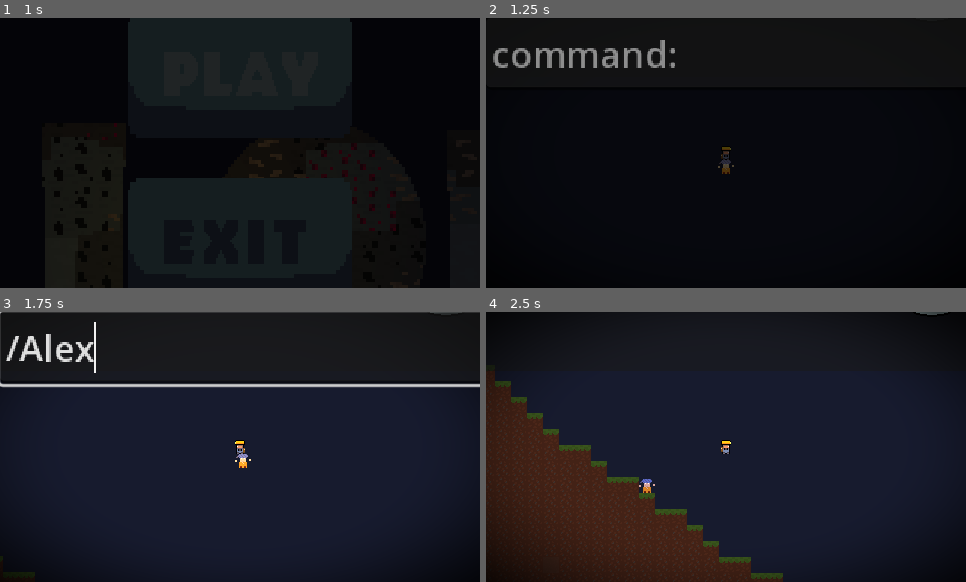
Above: before the commit, frames 1-4 (two rows, left to right).
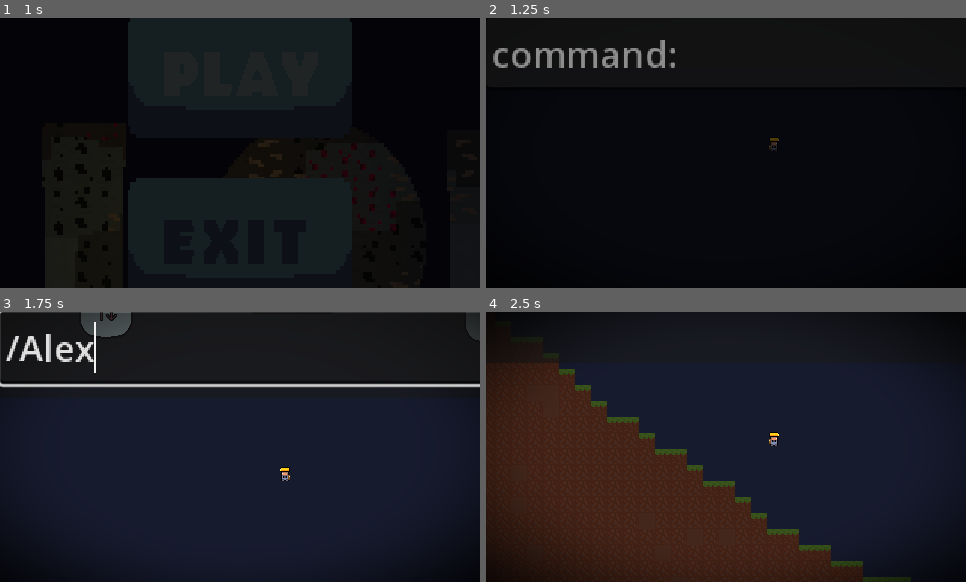
Above: after the commit, the same moments.

Repository: p4tk4n/Lone_Miner
Game: Godot game, scene res://Scenes/main_menu.tscn
Same seed, same stepped clock (60 frames per second), same inputs: the game is played once before the commit and once after it.
Inputs (mouse positions are in pixels of both pictures, inside the frame that each line leads up to):
- Up to frame 1 (1 s): click (240, 74) at 0.5 s
- Up to frame 2 (1.25 s): no input
- Up to frame 3 (1.75 s): click (360, 347) at 1.27 s; type "Alex" at 1.35 s
- Up to frame 4 (2.5 s): tap Enter (confirm_command) at 2 s; move the mouse to (726, 444) at 2.02 s; hold D (player_right) from 2.03 s (still down); hold Space (player_jump) from 2.03 s (still down); click (726, 444) at 2.17 s

Frame 1 is identical in both runs. In frame 2, 0.2% of the frame differs, in the area x 48-62%, y 44-58%; in frame 3, 1.2%; in frame 4, 16%, in the area x 0-97%, y 0-100%.

Commit message:
Chunking and world generation
The world now generates in chunks yipiieeee ka yayyyyyyyyyyyyy

Diff:
--- a/Scenes/item.tscn
+++ b/Scenes/item.tscn
@@ -18,7 +18,7 @@
 mass = 0.5
 physics_material_override = SubResource("PhysicsMaterial_3xsf5")
 gravity_scale = 1.1
-linear_velocity = Vector2(49.0843, 39.3841)
+linear_velocity = Vector2(-18.3684, -3.10875)
 angular_damp = 40.013
 script = ExtResource("1_kblxi")
 item_texture = ExtResource("1_6o2xr")
--- /dev/null
+++ b/Scenes/load_and_save_manager.tscn
@@ -0,0 +1,6 @@
+[gd_scene load_steps=2 format=3 uid="uid://ca1b0helc4yy"]
+
+[ext_resource type="Script" path="res://Scripts/LoadAndSaveManager.gd" id="1_k85t6"]
+
+[node name="LoadAndSaveManager" type="Node2D"]
+script = ExtResource("1_k85t6")
--- a/Scenes/player.tscn
+++ b/Scenes/player.tscn
@@ -118,6 +118,8 @@
 
 [node name="Camera2D" type="Camera2D" parent="."]
 zoom = Vector2(0.01, 0.01)
+drag_horizontal_enabled = true
+drag_vertical_enabled = true
 
 [node name="MiningRange" type="Area2D" parent="."]
 
--- a/Scenes/world.tscn
+++ b/Scenes/world.tscn
@@ -9,6 +9,7 @@
 [ext_resource type="Texture2D" uid="uid://cv0lttmfqrptk" path="res://Resources/Sprites/tutorial_2.png" id="7_x27vv"]
 [ext_resource type="Shader" path="res://Shaders/vignette.gdshader" id="8_pyyns"]
 [ext_resource type="PackedScene" uid="uid://dmld02v1yqfvx" path="res://Scenes/console_manager.tscn" id="9_2onaj"]
+[ext_resource type="PackedScene" uid="uid://ca1b0helc4yy" path="res://Scenes/load_and_save_manager.tscn" id="10_bljwa"]
 
 [sub_resource type="FastNoiseLite" id="FastNoiseLite_ixs4e"]
 noise_type = 3
@@ -57,11 +58,9 @@
 [node name="MiningTimer" type="Timer" parent="."]
 wait_time = 0.125
 
-[node name="TileMap" type="TileMap" parent="."]
+[node name="TileMap" type="TileMap" parent="." groups=["map"]]
 tile_set = ExtResource("3_dl2li")
 format = 2
-
-[node name="VisibleOnScreenNotifier2D" type="VisibleOnScreenNotifier2D" parent="TileMap"]
 
 [node name="player" parent="." instance=ExtResource("1_gvcvq")]
 
@@ -131,3 +130,6 @@
 
 [node name="ConsoleManager" parent="hotbar" node_paths=PackedStringArray("player") instance=ExtResource("9_2onaj")]
 player = NodePath("../../player")
+
+[node name="LoadAndSaveManager" parent="." node_paths=PackedStringArray("tilemap") instance=ExtResource("10_bljwa")]
+tilemap = NodePath("../TileMap")
--- /dev/null
+++ b/Scripts/LoadAndSaveManager.gd
@@ -0,0 +1,30 @@
+extends Node2D
+
+@export var tilemap: TileMap
+
+func save_chunk(chunk_x: int, chunk_y: int, modified_tiles):
+	var chunk_key = str(chunk_x) + "_" + str(chunk_y)
+	if modified_tiles.has(chunk_key):
+		var save_data = {
+			"chunk_pos": Vector2i(chunk_x, chunk_y),
+			"modified_tiles": modified_tiles[chunk_key]
+		}
+		# Save to file (you'll need to implement your save system)
+		var save_path = "user://chunks/chunk_%d_%d.json" % [chunk_x, chunk_y]
+		var file = FileAccess.open(save_path, FileAccess.WRITE)
+		file.store_string(JSON.stringify(save_data))
+		file.close()
+
+func load_chunk(chunk_x: int, chunk_y: int):
+	var load_path = "user://chunks/chunk_%d_%d.json" % [chunk_x, chunk_y]
+	if FileAccess.file_exists(load_path):
+		var file = FileAccess.open(load_path, FileAccess.READ)
+		var data = JSON.parse_string(file.get_as_text())
+		file.close()
+
+		for tile_data in data["modified_tiles"]:
+			var pos = tile_data["position"]
+			if tile_data["source_id"] == -1:
+				tilemap.erase_cell(0, pos)
+			else:
+				tilemap.set_cell(0, pos, tile_data["source_id"], tile_data["atlas_coords"])
--- a/Scripts/global.gd
+++ b/Scripts/global.gd
@@ -1,7 +1,7 @@
 extends Node
 
-var WIDTH := 400
-var HEIGHT := 400
+var WIDTH := 1000
+var HEIGHT := 1000
 
 var player_can_mine = false
 var delay_inbetween_mining = 0.12
@@ -17,6 +17,14 @@
 
 signal inventory_updated
 var default_inventory_size = 10
+
+var god_mode = false
+
+var CHUNK_SIZE = 16
+var render_distance = 2
+var top_of_the_world = 0
+var cave_start = 20
+var rock_bottom = 300
 
 var item_textures: Dictionary = {
 	"coal": preload("res://Resources/Sprites/coal_item.png"),
--- a/Scripts/player.gd
+++ b/Scripts/player.gd
@@ -19,21 +19,35 @@
 	camera.zoom = Vector2(1,1)
 	position = Vector2i(3200,-800)
 
+func _physics_process(delta):
+	if Global.god_mode:
+		falling_gravity = 0
+	else:
+		falling_gravity = 1200
 
-func _physics_process(delta):
-	if not is_on_floor_only():
-		gravity = falling_gravity
-		velocity.y += gravity * delta
+	if not Global.god_mode:
+		if not is_on_floor_only():
+			gravity = falling_gravity
+			velocity.y += gravity * delta
+		else:
+			gravity = default_gravity
+
 	else:
-		gravity = default_gravity
+		if Input.is_action_pressed("player_down"):
+			position.y += 16
+		if Input.is_action_pressed("player_jump"):
+			position.y -= 16
+		if Input.is_action_pressed("player_right"):
+			position.x += 16
+		if Input.is_action_pressed("player_left"):
+			position.x -= 16
 
-	if Input.is_action_pressed("player_jump") and is_on_floor():
+	if Input.is_action_pressed("player_jump") and is_on_floor() and not Global.god_mode:
 		velocity.y = JUMP_VELOCITY
 		Global.current_player_state = "jumping"
 
 	var right = Input.is_action_pressed("player_right")
 	var left = Input.is_action_pressed("player_left")
-
 
 	if Input.is_mouse_button_pressed(MOUSE_BUTTON_LEFT):
 		Global.current_player_state = "mining"
--- /dev/null
+++ b/Scripts/tilemap.gd
@@ -0,0 +1 @@
+extends TileMap
--- a/Scripts/world.gd
+++ b/Scripts/world.gd
@@ -12,6 +12,7 @@
 @onready var player_inventory = $hotbar/InventoryNode
 @onready var tutorial_ui = $player/Tutorial
 @onready var player = $player
+@onready var loadAndSaveManager = $LoadAndSaveManager
 
 @onready var mining_particle = preload("res://Scenes/mining_particle.tscn")
 @onready var item = preload("res://Scenes/item.tscn")
@@ -35,8 +36,15 @@
 var width : int = Global.WIDTH
 var height : int = Global.HEIGHT
 
-var world_thread = Thread.new()
-var world_data = []
+#chunking system
+var CHUNK_SIZE = Global.CHUNK_SIZE
+var loaded_chunks = {}
+var modified_tiles = {}
+var CHUNK_LOAD_RADIUS = Global.render_distance  # Load chunks 2 units beyond visible area
+var last_player_chunk = Vector2i(0, 0)
+var world_top = Global.top_of_the_world #<-here am i
+var cave_start = Global.cave_start
+var bedrock_level = Global.rock_bottom
 
 var stone_tiles = [
 	Vector2i(6, 0),   # Stone base
@@ -59,17 +67,112 @@
 		n.seed = world_seed
 
 	mining_timer.timeout.connect(_on_mining_timer_timeout)
-	_generate_world()
+	#_generate_world()
+	force_update_chunks_around_player()
 	$Effects/vignette.mouse_filter = Control.MOUSE_FILTER_IGNORE
 	player_inventory.visible = true
 
+
+
+
+
+###############Chunking################
+
+
+
+func force_update_chunks_around_player():
+	var player_tile_pos = tilemap.local_to_map(player.position)
+	var current_chunk = Vector2i(
+		floori(player_tile_pos.x / float(CHUNK_SIZE)),
+		floori(player_tile_pos.y / float(CHUNK_SIZE))
+	)
+	update_active_chunks(current_chunk)
+
+func update_active_chunks(center_chunk: Vector2i):
+	# Only update if player moved to new chunk
+	if center_chunk == last_player_chunk:
+		return
+	last_player_chunk = center_chunk
+
+	# Calculate chunk range around player
+	for x in range(center_chunk.x - CHUNK_LOAD_RADIUS, center_chunk.x + CHUNK_LOAD_RADIUS + 1):
+		for y in range(center_chunk.y - CHUNK_LOAD_RADIUS, center_chunk.y + CHUNK_LOAD_RADIUS + 1):
+			var chunk_pos = Vector2i(x, y)
+			if !loaded_chunks.has(chunk_pos):
+				generate_chunk(x, y)
+				loaded_chunks[chunk_pos] = true
+
+func generate_chunk(chunk_x: int, chunk_y: int):
+	var start_x = chunk_x * CHUNK_SIZE
+	var start_y = chunk_y * CHUNK_SIZE
+	var end_x = start_x + CHUNK_SIZE
+	var end_y = start_y + CHUNK_SIZE
+
+	# Only generate surface terrain if above cave start level
+	if start_y <= world_top:
+		wave_terrain(chunk_x, chunk_y)
+		return
+
+	# Generate bedrock layer at bottom
+	if start_y >= bedrock_level:
+		generate_bedrock_layer(chunk_x, chunk_y)
+		return
+
+	# Regular cave generation for underground areas
+	noise_to_tiles(noise1, [
+		[-0.1, 0.0, [0, 0, [5, 0]]],
+		[0.0, null, [0, 0, [6, 0]]],
+		[0.1, 0.15, [0, 0, [4, 0]]],
+	], start_x, end_x, start_y, end_y)
+
+	noise_to_tiles(noise0, [
+		[0.0, null, [0, 0, [6, 0]]],
+		[0.1, 0.2, [0, 0, [2, 0]]],
+		[0.2, 0.3, [0, 0, [3, 0]]],
+	], start_x, end_x, start_y, end_y)
+
+	# Only generate ores underground
+	if start_y > cave_start:
+		generate_ore(noise_coal, 0.4, 1, Vector2i(1,0), stone_tiles, chunk_x, chunk_y)
+		generate_ore(noise_iron, 0.49, 2, Vector2i(1,0), stone_tiles, chunk_x, chunk_y)
+		generate_ore(noise_ruby, 0.69, 4, Vector2i(1,0), stone_tiles, chunk_x, chunk_y)
+
+func unload_distant_chunks():
+	var player_tile_pos = tilemap.local_to_map(player.position)
+	var player_chunk = Vector2i(
+		floori(player_tile_pos.x / float(CHUNK_SIZE)),
+		floori(player_tile_pos.y / float(CHUNK_SIZE))
+	)
+
+	var chunks_to_unload = []
+	for chunk in loaded_chunks:
+		if abs(chunk.x - player_chunk.x) > CHUNK_LOAD_RADIUS + 1 or \
+		   abs(chunk.y - player_chunk.y) > CHUNK_LOAD_RADIUS + 1:
+			chunks_to_unload.append(chunk)
+
+	for chunk in chunks_to_unload:
+		loadAndSaveManager.save_chunk(chunk.x, chunk.y,modified_tiles)
+		loaded_chunks.erase(chunk)
+		# Optional: Clear tiles in this chunk to save memory
+		# clear_chunk_tiles(chunk.x, chunk.y)
+
+
+
+
+
+##########################WORLD GENERATION##########################
+
+
+
+
+
 #values: [min,max,[layer,source_id,[atlas_x,atlas_y]]]
-func noise_to_tiles(input_noise,lists):
-	for x in range(0,width):
-		for y in range(0,height):
+func noise_to_tiles(input_noise, lists, start_x, end_x, start_y, end_y):
+	for x in range(start_x,end_x):
+		for y in range(start_y,end_y):
 			var noise_val = input_noise.get_noise_2d(x,y)
-			if x == 0 or y == 0 or x == width-1 or y == height-1:
-				noise_val += 0.5
+			#if x == 0 or y == 0 or x == width-1 or y == height-1:
+				#noise_val += 0.5
 			for values in lists:
 				if values[0] == null:
 					if noise_val < values[1]:
@@ -98,88 +201,99 @@
 						Vector2i(values[2][2][0],values[2][2][1])
 						)
 
-func wave_terrain():
-	# Bounds
-	var top: int = 20  # Adjusted for better terrain positioning
-	var left: int = 0
-	var right: int = width
-
-	var a: float = 0
-	var b: float = 0
+func generate_bedrock_layer(chunk_x: int, chunk_y: int):
+	var start_x = chunk_x * CHUNK_SIZE
+	var start_y = chunk_y * CHUNK_SIZE
+	var end_x = start_x + CHUNK_SIZE
+	var end_y = start_y + CHUNK_SIZE
+
+	for x in range(start_x, end_x):
+		for y in range(start_y, end_y):
+			tilemap.set_cell(0, Vector2i(x, y), 0, Vector2i(6, 0))  # Solid bedrock
+
+
+func wave_terrain(chunk_x: int, chunk_y: int):
+	var left: int = chunk_x * CHUNK_SIZE
+	var right: int = left + CHUNK_SIZE
+
+	var a: float = 0.081 * left
+	var b: float = 0.045 * left
 	var a_increase = 0.081
 	var b_increase = 0.045
 	var block_type: int = 0
 
 	for x in range(left, right):
-		#smartass meth eq for the sin wave-like terrain
-		var map_height: int = int(sin(a) * 8 + sin(b) * 6)
-
-		#fill terrain from generated height downwards
-		for y in range(top - map_height, top+randi_range(20,22)):
-			#if the current block is the 1st one its set to block type 1 (grassblock)
-			#random blocks are also placed
-
+		var map_height: int = int(sin(a) * 8 + sin(b) * 6) + world_top
+
+		# Fill terrain from surface downwards
+		for y in range(world_top - map_height, world_top + randi_range(20,22)):  # 5 blocks deep surface
+			if y > world_top + 50:  # Don't generate above max surface height
+				continue
 			if randf_range(0,5) > 4.8:
-				block_type = 2 #bt 2 is gravel
+				block_type = 2  # Gravel
 			else:
-				block_type = 0 #bt 0 is dirt
-
-			if y == top-map_height:
-				block_type = 1 #bt 1 is grass
-
+				block_type = 0  # Dirt
+			if y == world_top - map_height:
+				block_type = 1  # Grass
 			match block_type:
-				0:
-					tilemap.set_cell(0, Vector2i(x, y-40), 5, Vector2i(2, 0))
-				1:
-					tilemap.set_cell(0, Vector2i(x, y-40), 5, Vector2i(1, 0))
-				2:
-					tilemap.set_cell(0, Vector2i(x, y-40), 5, Vector2i(3, 0))
-				_:
-					tilemap.set_cell(0, Vector2i(x, y-40), 5, Vector2i(2, 0))
+				0: tilemap.set_cell(0, Vector2i(x, y), 5, Vector2i(2, 0))
+				1: tilemap.set_cell(0, Vector2i(x, y), 5, Vector2i(1, 0))
+				2: tilemap.set_cell(0, Vector2i(x, y), 5, Vector2i(3, 0))
+				_: tilemap.set_cell(0, Vector2i(x, y), 5, Vector2i(2, 0))
+
 		a += a_increase
 		b += b_increase
 
-func _generate_world():
-	# Main terrain generation
-
-	noise_to_tiles(noise1,[
-		[-0.1, 0.0, [0, 0, [5, 0]]],   # Brownish ground
-		[0.0, null, [0, 0, [6, 0]]],   # Default ground
-		[0.1, 0.15, [0, 0, [4, 0]]],   # Extra details
-	])
-
-	noise_to_tiles(noise0,[
-		[0.0, null, [0, 0, [6, 0]]],   # Stone base
-		[0.1, 0.2, [0, 0, [2, 0]]],    # Light gray rock
-		[0.2, 0.3, [0, 0, [3, 0]]],    # Darker stone
-	])
-
-	# Generate coal only in valid stone/rock tiles
-	generate_ore(noise_coal,0.4,1,Vector2i(1,0),stone_tiles)
-	generate_ore(noise_iron,0.49,2,Vector2i(1,0),stone_tiles)
-	generate_ore(noise_ruby,0.69,4,Vector2i(1,0),stone_tiles)
-	wave_terrain()
-	spawn_merchant()
-
-func generate_ore(noise: Noise, threshold: float, source_id: int, _atlas_coords: Vector2i, valid_tiles: Array):
-	for x in range(-width / 2.0, width / 2.0):
-		for y in range(-height / 2.0, height / 2.0):
+#func _generate_world():
+	## Main terrain generation
+	#
+	#noise_to_tiles(noise1,[
+		#[-0.1, 0.0, [0, 0, [5, 0]]],   # Brownish ground
+		#[0.0, null, [0, 0, [6, 0]]],   # Default ground
+		#[0.1, 0.15, [0, 0, [4, 0]]],   # Extra details
+	#])
+#
+	#noise_to_tiles(noise0,[
+		#[0.0, null, [0, 0, [6, 0]]],   # Stone base
+		#[0.1, 0.2, [0, 0, [2, 0]]],    # Light gray rock
+		#[0.2, 0.3, [0, 0, [3, 0]]],    # Darker stone
+	#])
+#
+	## Generate coal only in valid stone/rock tiles
+	#generate_ore(noise_coal,0.4,1,Vector2i(1,0),stone_tiles)
+	#generate_ore(noise_iron,0.49,2,Vector2i(1,0),stone_tiles)
+	#generate_ore(noise_ruby,0.69,4,Vector2i(1,0),stone_tiles)
+	#wave_terrain()
+	##spawn_merchant()
+
+func generate_ore(noise: Noise, threshold: float, source_id: int, _atlas_coords: Vector2i, valid_tiles: Array, chunk_x: int, chunk_y: int):
+	var start_x = chunk_x * CHUNK_SIZE #- width / 2.0
+	var end_x = start_x + CHUNK_SIZE
+	var start_y = chunk_y * CHUNK_SIZE #- height / 2.0
+	var end_y = start_y + CHUNK_SIZE
+	print("ores")
+	for x in range(start_x, end_x):
+		for y in range(start_y, end_y):
 			var noise_val = noise.get_noise_2d(x, y)
-
-			# Check if the noise value meets the threshold
 			if noise_val > threshold:
 				var tile_pos = Vector2i(x, y)
-
 				# Get the tile below the current position
 				var tile_below = tilemap.get_cell_atlas_coords(0, tile_pos + Vector2i(0, 1))
 
 				if tile_below in valid_tiles:
-					tilemap.set_cell(0, tile_pos, source_id, tile_below)  # Set ore tile
-
+					tilemap.set_cell(0, tile_pos, source_id, tile_below)	# Set ore tile
+					print("Ore generated at: ", tile_pos, " with source_id: ", source_id)
 func spawn_merchant():
 	var merchant_instance = merchant_scene.instantiate()
 	merchant_instance.position = player.position
 	add_child(merchant_instance)
+
+
+
+###############actions################
+
+
+
 
 func spawn_drop(pos, quantity, item_type, item_name, texture):
 	var drop_instance = item.instantiate()
@@ -205,9 +319,22 @@
 	return tilemap.local_to_map(mouse_pos)
 
 func place():
+	var tile_pos = get_tile_under_mouse()
 	var current_block = Global.inventory[player_inventory.hovered_index]
-
-	var tile_pos = get_tile_under_mouse()
+	var chunk_pos = Vector2i(
+		floori(tile_pos.x / float(CHUNK_SIZE)),
+		floori(tile_pos.y / float(CHUNK_SIZE))
+		)
+
+	var chunk_key = str(chunk_pos.x) + "_" + str(chunk_pos.y)
+	if not modified_tiles.has(chunk_key):
+		modified_tiles[chunk_key] = []
+	modified_tiles[chunk_key].append({
+		"position": tile_pos,
+		"source_id": 3,  # Stone block
+		"atlas_coords": Vector2i(1, 0)
+	})
+
 	var current_tile = tilemap.get_cell_source_id(0, tile_pos)
 
 	if current_tile == -1 and current_block and current_block["item_name"] in buildable_blocks:
@@ -217,9 +344,25 @@
 
 func mine():
 	var tile_pos = get_tile_under_mouse()
+	var chunk_pos = Vector2i(
+		floori(tile_pos.x / float(CHUNK_SIZE)),
+		floori(tile_pos.y / float(CHUNK_SIZE))
+	)
+
+	var chunk_key = str(chunk_pos.x) + "_" + str(chunk_pos.y)
+	if not modified_tiles.has(chunk_key):
+		modified_tiles[chunk_key] = []
+	modified_tiles[chunk_key].append({
+		"position": tile_pos,
+		"source_id": -1,  # -1 means tile was removed
+		"atlas_coords": Vector2i(-1, -1)
+	})
+
 	var source_id = tilemap.get_cell_source_id(0, tile_pos)  # Get the tile source ID
 	var atlas_coords = tilemap.get_cell_atlas_coords(0, tile_pos)  # Get the tile atlas coordinates
 	var particle_instance : CPUParticles2D = mining_particle.instantiate()
+
+
 
 	if source_id == -1:
 		return  # No tile here, do nothing
@@ -249,11 +392,23 @@
 
 		tilemap.erase_cell(0, tile_pos)  # Remove the tile
 
+
+##############SIGNALS######################
+
+
+
 func _on_mining_timer_timeout():
 	if Input.is_mouse_button_pressed(MOUSE_BUTTON_LEFT) and Global.player_can_mine:
 		mine()
 		Global.current_player_state = "mining"
 		mining_timer.start(Global.delay_inbetween_mining)
+
+
+
+##########Input and events#######################
+
+
+
 
 func _unhandled_input(_event):
 	if Input.is_action_just_pressed("ui_cancel"):
@@ -262,8 +417,12 @@
 		await FadingEffect.on_transition_finished
 		get_tree().change_scene_to_file("res://Scenes/main_menu.tscn")
 
-	if Input.is_mouse_button_pressed(MOUSE_BUTTON_LEFT) and Global.player_can_mine and mining_timer.is_stopped():
-		mine()
+	if !Global.god_mode:
+		if Input.is_mouse_button_pressed(MOUSE_BUTTON_LEFT) and Global.player_can_mine and mining_timer.is_stopped():
+			mine()
+	else:
+		if Input.is_mouse_button_pressed(MOUSE_BUTTON_LEFT):
+			mine()
 
 		mining_timer.start(Global.delay_inbetween_mining)
 		if not Global.did_mine:
@@ -281,6 +440,19 @@
 	if Input.is_action_just_pressed("show_help"):
 		tutorial_ui.visible = not tutorial_ui.visible
 
+	if Input.is_action_just_pressed("god_mode"):
+		Global.god_mode = not Global.god_mode
+		print(Global.god_mode)
+
 func _process(_delta):
+	# Update chunks based on player position instead of camera
+	var player_tile_pos = tilemap.local_to_map(player.position)
+	var current_chunk = Vector2i(
+		floori(player_tile_pos.x / float(CHUNK_SIZE)),
+		floori(player_tile_pos.y / float(CHUNK_SIZE))
+	)
+	update_active_chunks(current_chunk)
+
 	if Global.did_mine and Global.did_scroll and Global.did_tab:
 		tutorial_ui.visible = false
+	queue_redraw()
--- a/project.godot
+++ b/project.godot
@@ -142,6 +142,16 @@
 "events": [Object(InputEventKey,"resource_local_to_scene":false,"resource_name":"","device":-1,"window_id":0,"alt_press …(182 unchanged characters)…
 ]
 }
+god_mode={
+"deadzone": 0.5,
+"events": [Object(InputEventKey,"resource_local_to_scene":false,"resource_name":"","device":-1,"window_id":0,"alt_pressed":false,"shift_pressed":false,"ctrl_pressed":false,"meta_pressed":false,"pressed":false,"keycode":0,"physical_keycode":4194332,"key_label":0,"unicode":0,"echo":false,"script":null)
+]
+}
+player_down={
+"deadzone": 0.5,
+"events": [Object(InputEventKey,"resource_local_to_scene":false,"resource_name":"","device":-1,"window_id":0,"alt_pressed":false,"shift_pressed":false,"ctrl_pressed":false,"meta_pressed":false,"pressed":false,"keycode":0,"physical_keycode":83,"key_label":0,"unicode":115,"echo":false,"script":null)
+]
+}
 
 [layer_names]
 
Not shown: 1 places in Scenes/world.tscn that only renumber resources
